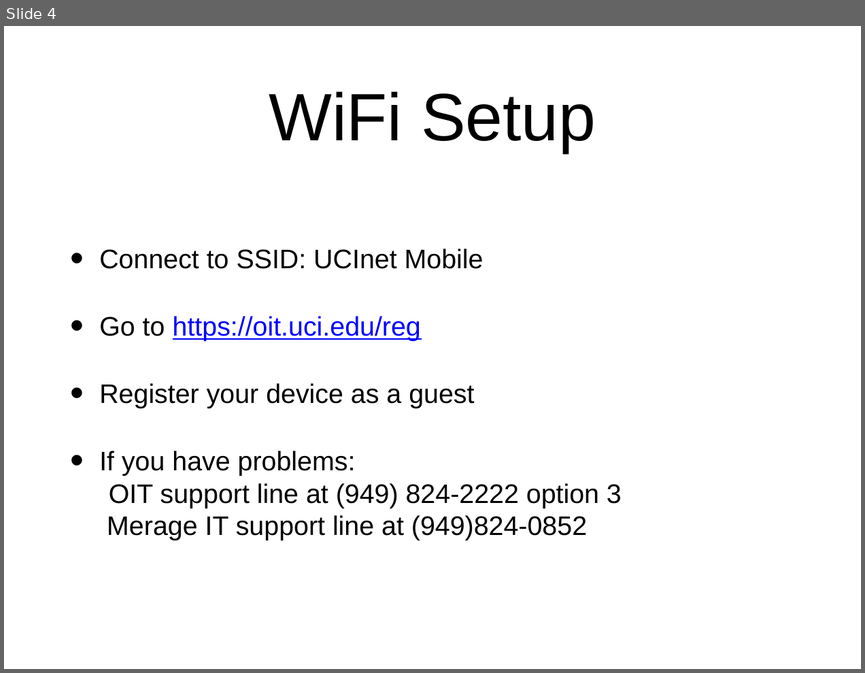
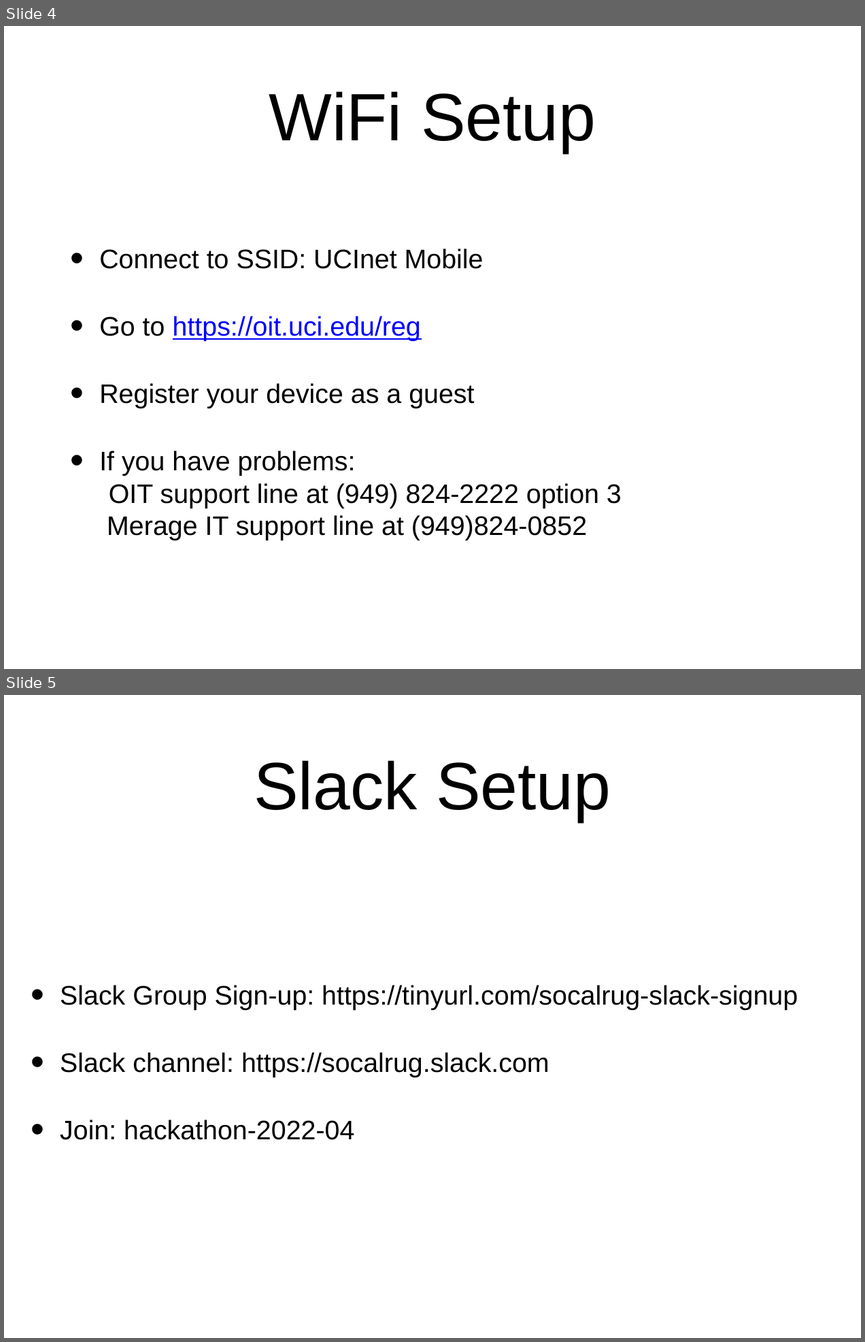
Before and after one commit to socalrug/hackathon-2022-04, a slide deck: admin/tutorial_intro_slides/tutorial_intro_slides.pptx. Shown one above the other, each under a label of ours: slide 4 before the commit, slides 4 and 5 after it. The pictures are 865x673 and 865x1342 pixels, drawn with LibreOffice and Linux fonts; fonts in the diff are those of the drawing. Boxes give left, top, right and bottom in pixels: in the first picture for what was removed or moved away, otherwise in the second. Text is boxed around its words. In the diff, an @@ line names an element or a change of style, - is before the commit and + after.

Commit message:
Added slack and other info

```diff
--- a/admin/tutorial_intro_slides/tutorial_intro_slides.pptx
+++ b/admin/tutorial_intro_slides/tutorial_intro_slides.pptx
@@ slide 5 added at (x1=4, y1=695, x2=861, y2=1338), background #FFFFFF @@
@@ title added at (x1=254, y1=760, x2=611, y2=821), 80 pt, text #000000 @@
+Slack Setup
@@ text added at (x1=60, y1=985, x2=798, y2=1140), 32 pt, text #000000 @@
+• Slack Group Sign-up: https://tinyurl.com/socalrug-slack-signup
+• Slack channel: https://socalrug.slack.com
+• Join: hackathon-2022-04
```
Also in this commit, not shown: 3 other files.
